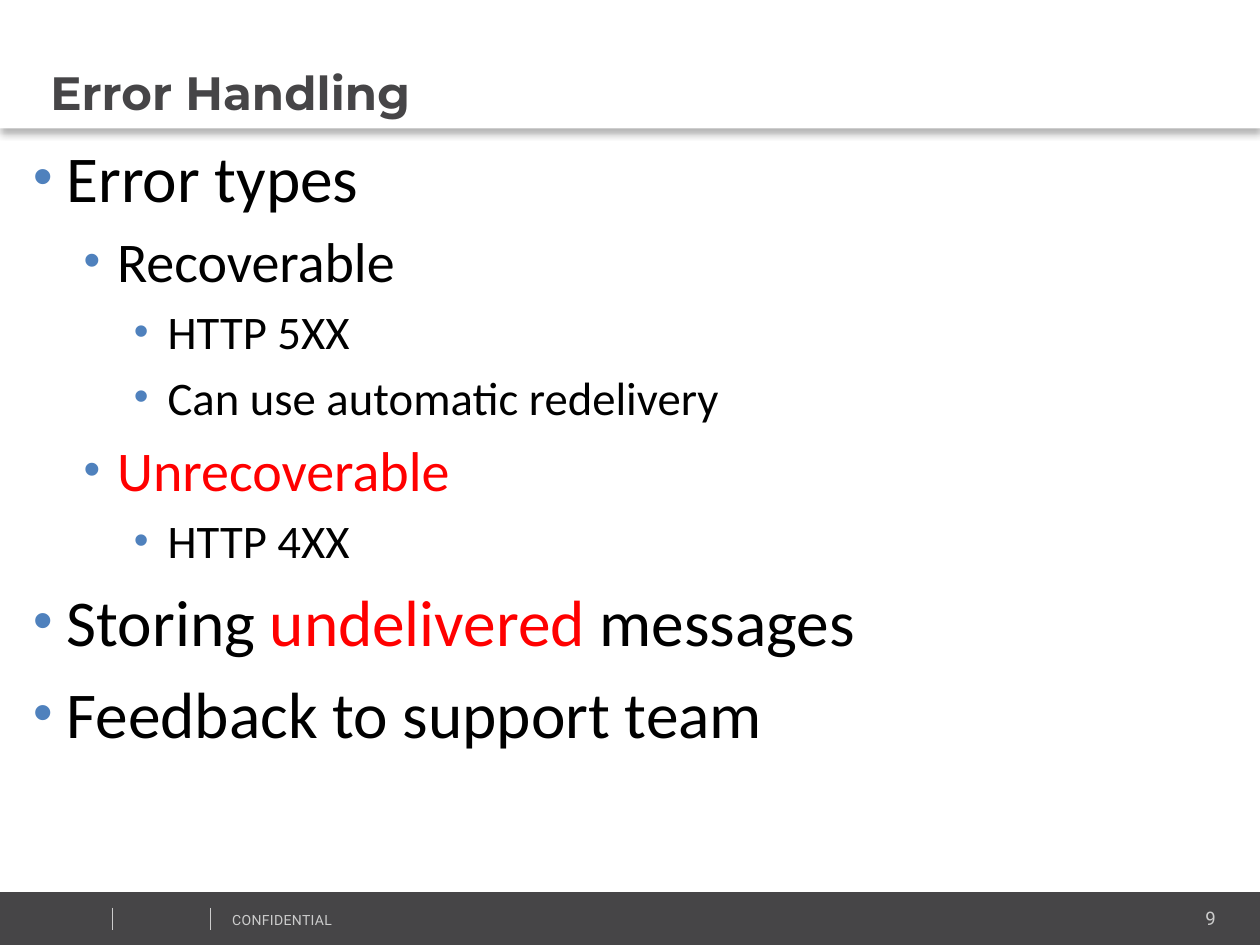
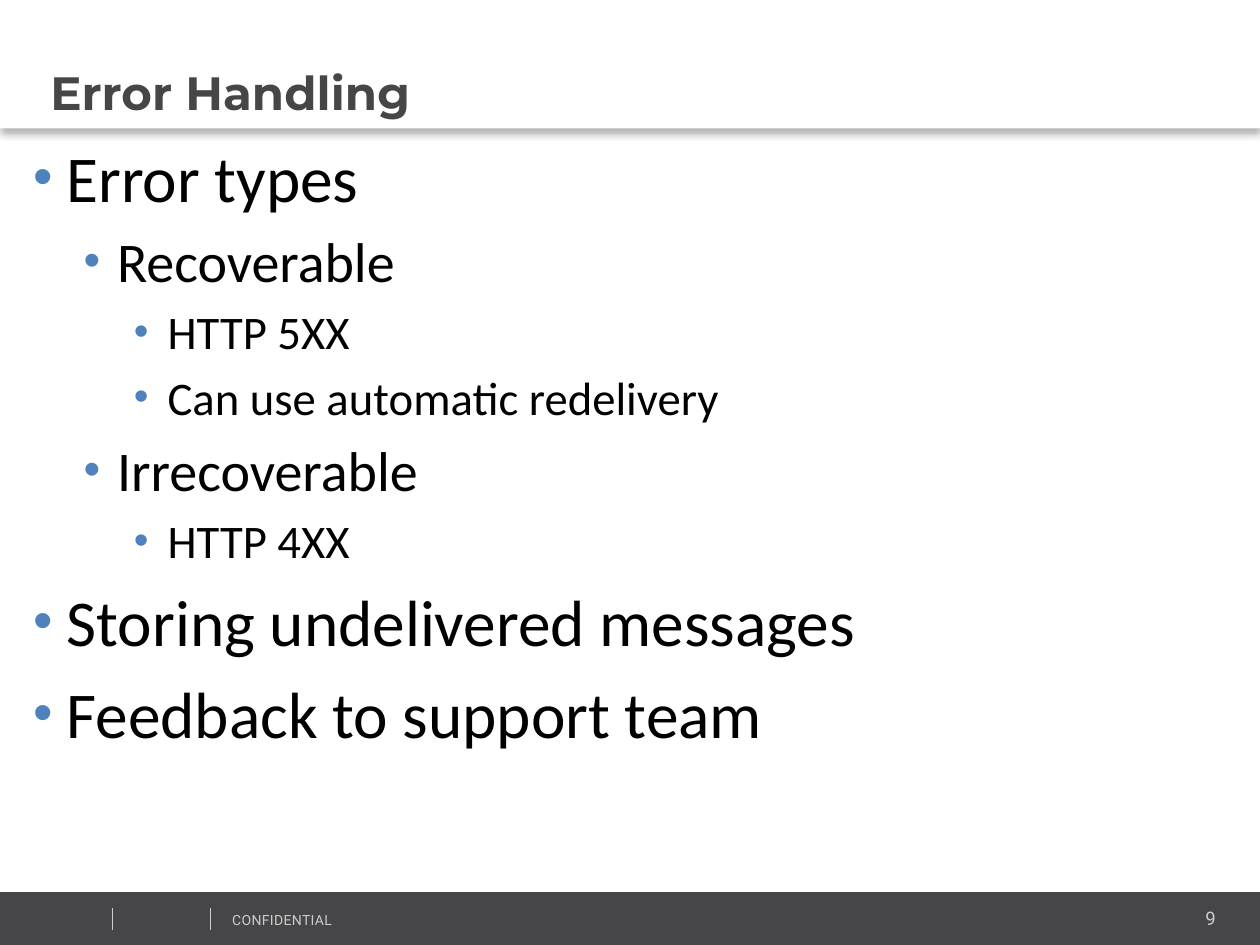
Before and after one commit to vitali-kviatkouski/personal, a slide deck: slide 9 of CamelPresentationITWeek2017.pptx. Drawn at 1260x945 pixels with LibreOffice and Linux fonts; fonts in the diff are those of the drawing; background and template pictures are left out. Boxes give left, top, right and bottom in pixels: in the first picture for what was removed or moved away, otherwise in the second. Text is boxed around its words. In the diff, an @@ line names an element or a change of style, - is before the commit and + after.

```diff
--- a/CamelPresentationITWeek2017.pptx
+++ b/CamelPresentationITWeek2017.pptx
@@ text at (117, 452, 418, 492): text changed; text colour #FF0000 to #000000 @@
-  • Unrecoverable
+  • Irrecoverable
@@ text at (67, 600, 855, 658): text colour #FF0000 to #000000 in "undelivered" @@
```
Also in this commit, not shown: 8 other slides changed, 9 slides added, 1 other file.
